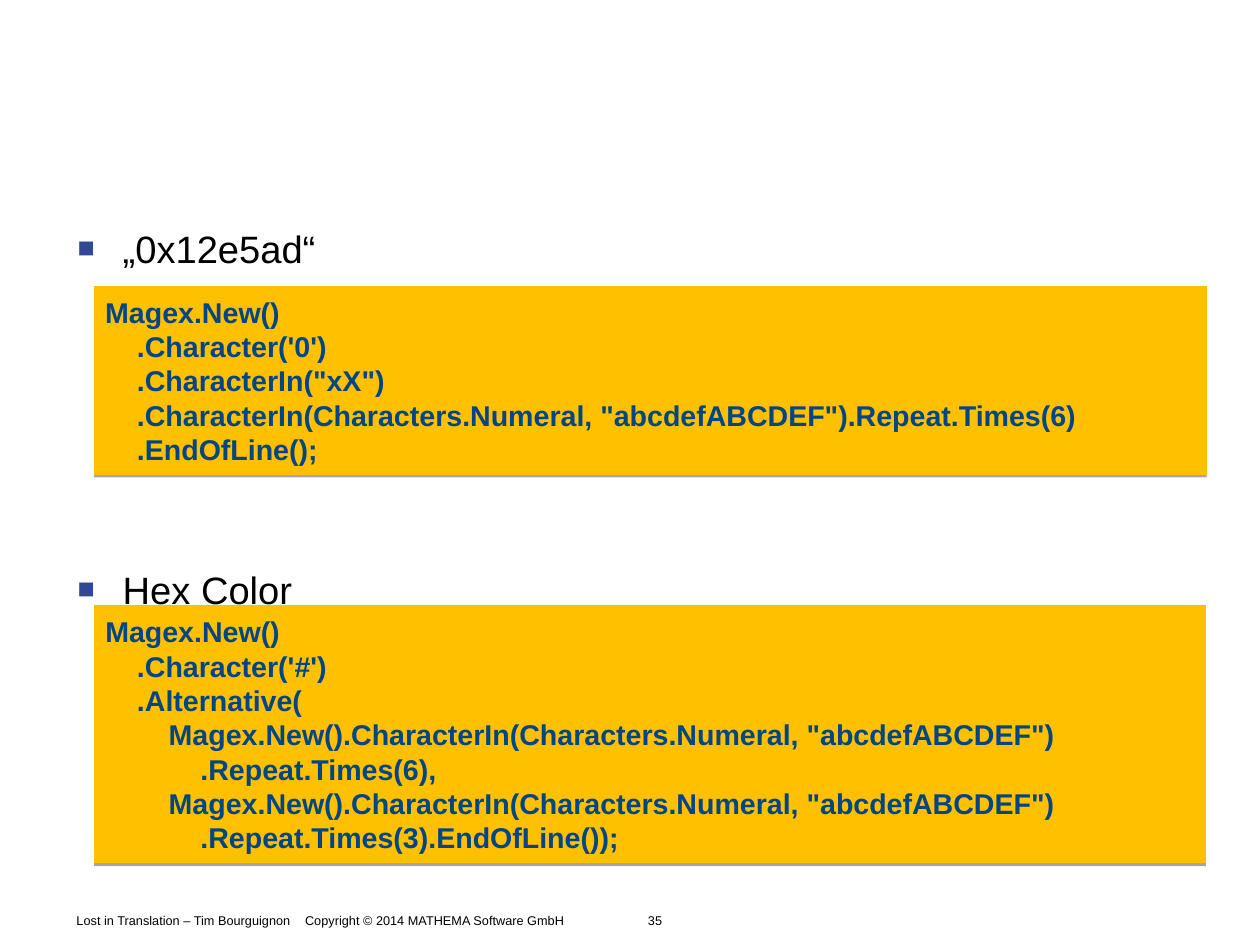
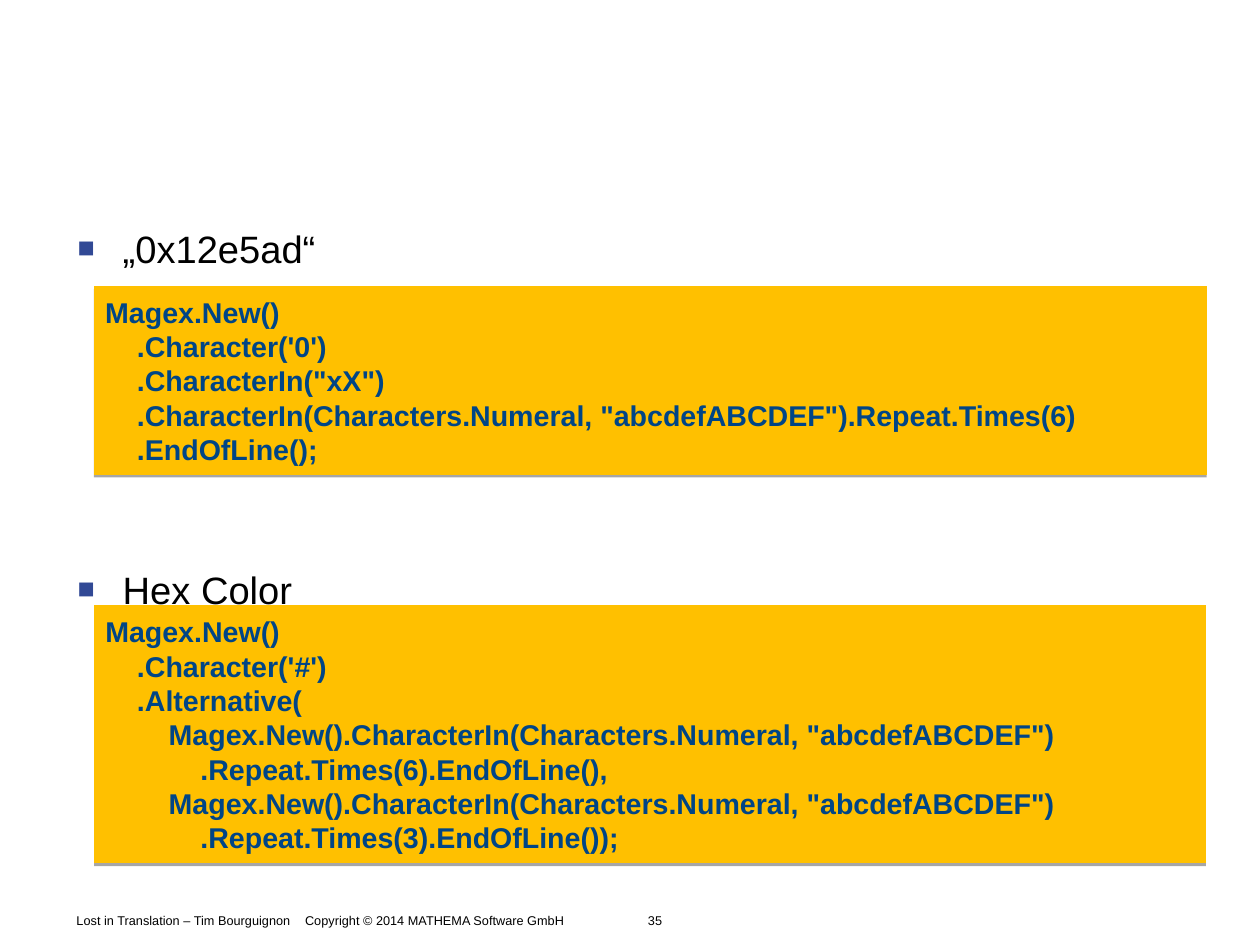
Before and after one commit to Timothep/Talk.LostInTranslation, a slide deck: slide 35 of LostInTranslation.odp. Drawn at 1260x945 pixels with LibreOffice and Linux fonts; fonts in the diff are those of the drawing; background and template pictures are left out. Boxes give left, top, right and bottom in pixels: in the first picture for what was removed or moved away, otherwise in the second. Text is boxed around its words. In the diff, an @@ line names an element or a change of style, - is before the commit and + after.

Commit message:
Repeat before bed

```diff
--- a/LostInTranslation.odp
+++ b/LostInTranslation.odp
@@ text in freeform shape at [200,759,607,785]: text changed @@
-.Repeat.Times(6),
+.Repeat.Times(6).EndOfLine(),
```
Also in this commit, not shown: 2 other slides changed.
